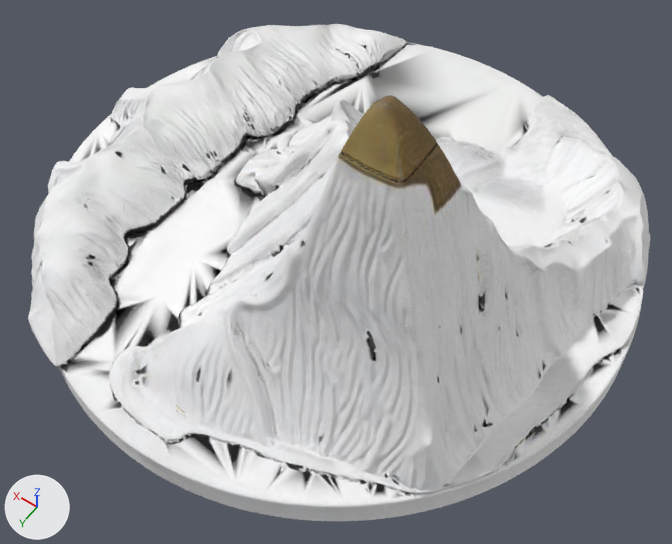
The glTF model public/models/mapbox/milford_sound.glb: old version first, new version second.
Camera for both pictures: a camera (50 mm lens) standing at (-1.12, 1.58, 1.78) and looking at (-0.19, 0.28, -0.26). Every picture has the same lights, and +X, +Y and +Z are marked at lower left. The picture after the commit comes second. Where no turn or scale is listed for an object, it has been applied to the vertices.
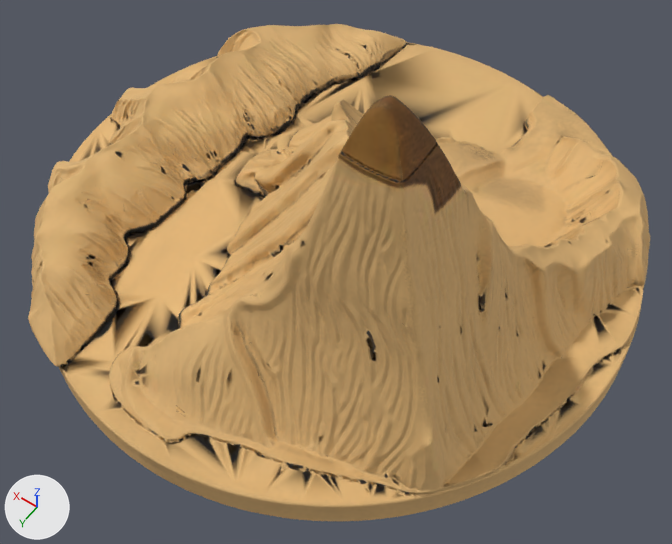
The change, as a list of edits to the scene's bpy script:
```text
Change mat_material_0:
    add n5 = _N.new('ShaderNodeMix'); n5.name = 'Mix'
    add n5.data_type = 'RGBA'
    add n5.blend_type = 'MULTIPLY'
    add n5.inputs[0].default_value = 1.0  # 'Factor'
    add n5.inputs[7].default_value = (0.804, 0.498, 0.196, 1.0)  # 'B', beige #e8bb7a
    where n2 = _N.new('ShaderNodeTexImage'); n2.name = 'Image Texture'
    where n0 = _N.new('ShaderNodeBsdfPrincipled'); n0.name = 'Principled BSDF'
    remove _L.new(n2.outputs[0], n0.inputs[0])  # 'Color' to 'Base Color'
    add _L.new(n5.outputs[2], n0.inputs[0])  # 'Result' to 'Base Color'
    add _L.new(n2.outputs[0], n5.inputs[6])  # 'Color' to 'A'
```

Boxes (x1, y1, x2, y2) around the edits, measured in the pictures (672 x 544 px):
'Mesh_0', recoloured (white to orange)
    both: (28, 24, 650, 521)
